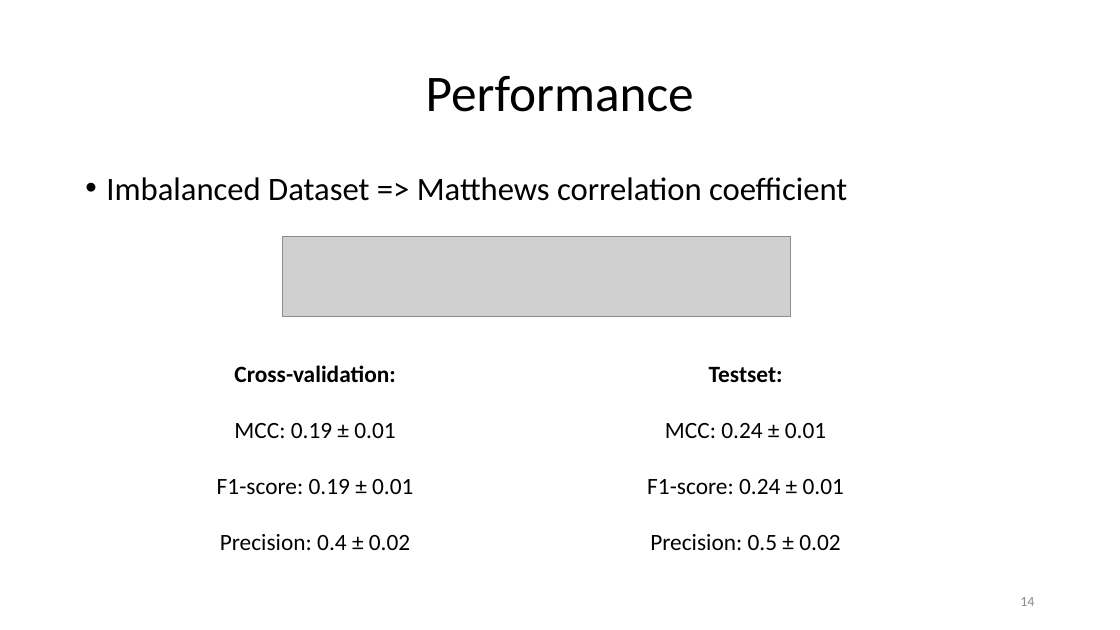
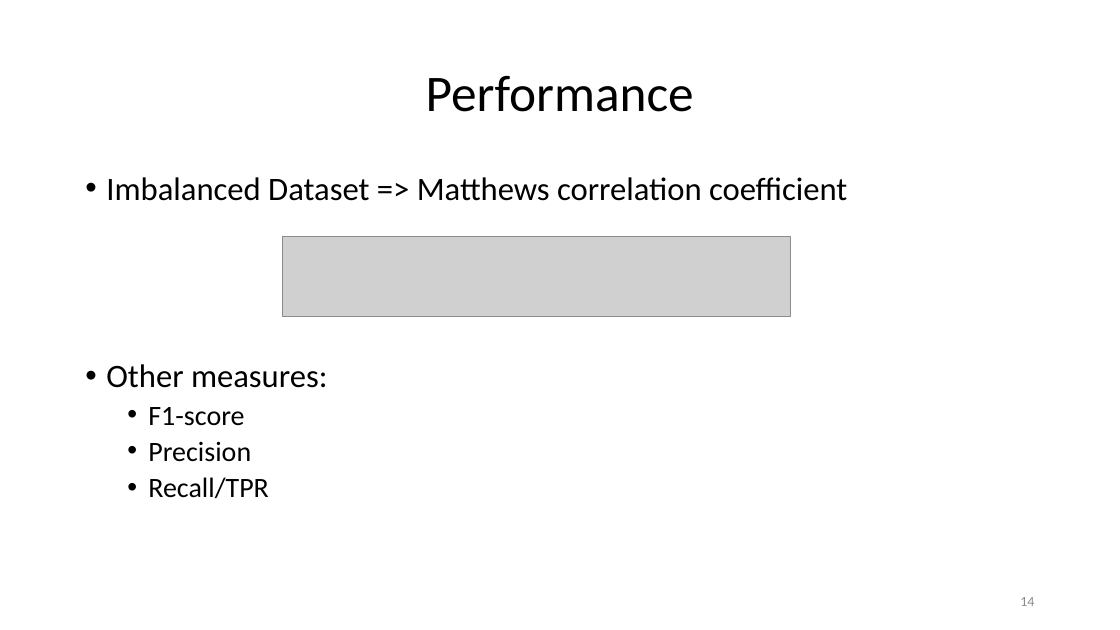
Before and after one commit to paulhager/ProteinPrediction1, a slide deck: slide 14 of BLOSUMscoresComparedToSingleSNAPscores.pptx. Drawn at 1120x630 pixels with LibreOffice and Linux fonts; fonts in the diff are those of the drawing; grey boxes stand for pictures; background and template pictures are left out. Boxes give left, top, right and bottom in pixels: in the first picture for what was removed or moved away, otherwise in the second. Text is boxed around its words. In the diff, an @@ line names an element or a change of style, - is before the commit and + after.

Commit message:
new slides

```diff
--- a/BLOSUMscoresComparedToSingleSNAPscores.pptx
+++ b/BLOSUMscoresComparedToSingleSNAPscores.pptx
@@ text at (106, 364, 327, 499): paragraphs added @@
+• Other measures:
+  • F1-score
+  • Precision
+  • Recall/TPR
@@ text removed at (217, 365, 413, 550) @@
-Cross-validation:
-MCC: 0.19 ± 0.01
-F1-score: 0.19 ± 0.01
-Precision: 0.4 ± 0.02
@@ text removed at (647, 367, 844, 550) @@
-Testset:
-MCC: 0.24 ± 0.01
-F1-score: 0.24 ± 0.01
-Precision: 0.5 ± 0.02
```
Also in this commit, not shown: 1 slide added.
